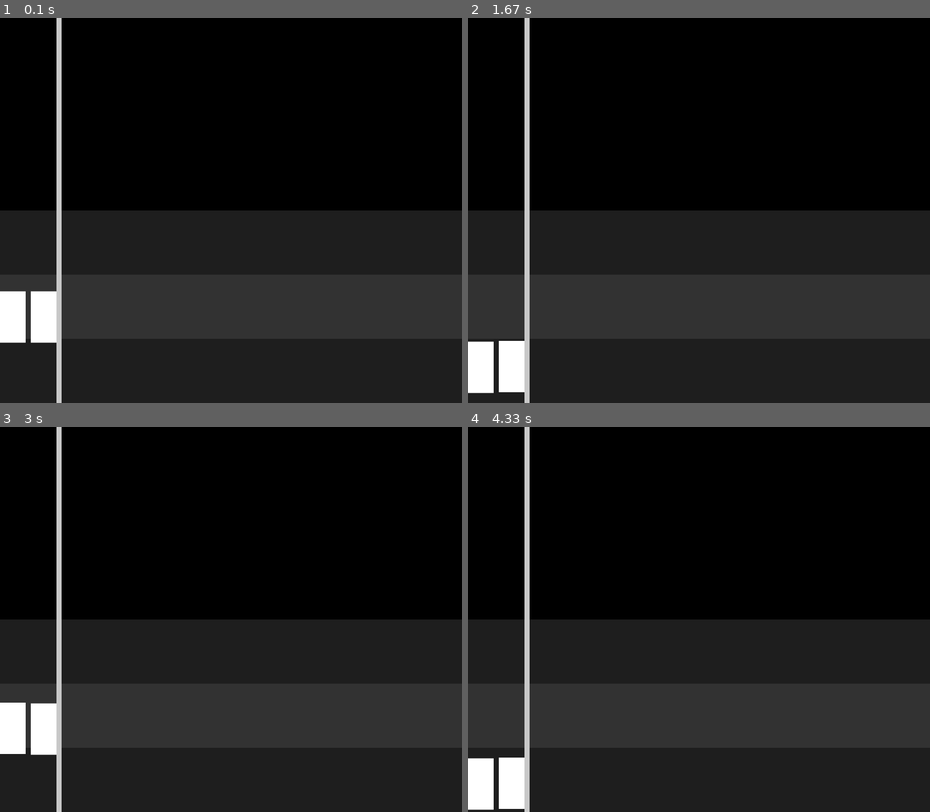
Above: before the commit, frames 1-4 (two rows, left to right).
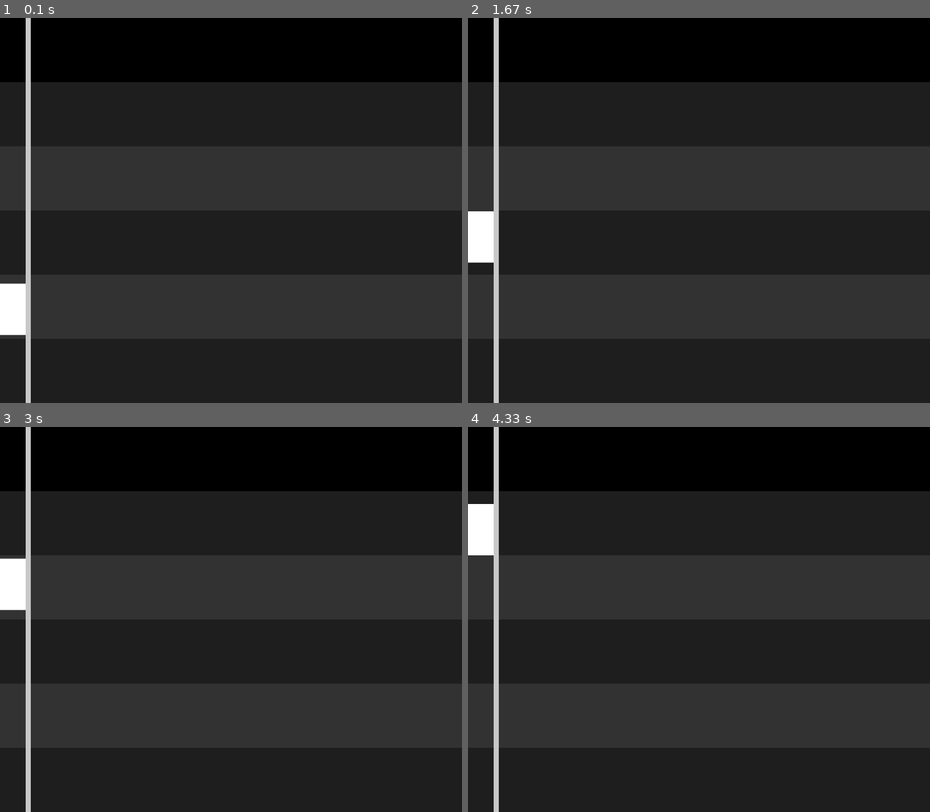
Above: after the commit, the same moments.

Repository: niklasdhein/EiP-Praktium-Aufzugssimulation
Game: pygame game, started from simulation.py
Same seed, same stepped clock (60 frames per second), same inputs: the game is played once before the commit and once after it.
Inputs:
- Up to frame 1 (0.1 s): no input
- Up to frame 2 (1.67 s): no input
- Up to frame 3 (3 s): no input
- Up to frame 4 (4.33 s): no input

The runs differ from the first frame. In frame 1, 36% of the frame differs, in the area x 0-100%, y 0-100%; in frame 2, 37%; in frame 3, 36%; in frame 4, 36%.

Commit message:
simple aufzugcall tests

Diff:
--- a/building.py
+++ b/building.py
@@ -1,6 +1,9 @@
+import pygame
+
 class Building:
     level_height = 250
-    def __init__(self, levels: int, bottom_y: int) -> None:
+    def __init__(self, levels: int, bottom_y: int, width: int) -> None:
+        self.width = width          # width of building
         self.levels = levels        # amount of levels the building contains
         self.height = self.level_height * self.levels   # building height in px
         self.bottom_y = bottom_y    # y-coordinate of the bottom edge
@@ -9,3 +12,15 @@
         self.staircase = None               # reference to the staircase the building contains
 
         self.graphics = []          # Reference to the level graphics
+
+        self.create_levels()
+
+    def create_levels(self) -> None:
+        """
+        This function is most likely called on init and creates the
+        levels as pygame rects and appends these to the graphics
+        array.
+        """
+        for i in range(self.levels):
+            self.graphics.append(pygame.Rect(0, self.bottom_y - (i+1)\
+            * self.level_height, self.width, self.level_height))
--- a/elevator.py
+++ b/elevator.py
@@ -2,7 +2,8 @@
 
 class Elevator:
     height = 200
-    def __init__(self, capacity: int, speed: float) -> None:
+    def __init__(self, elevator_controller: ElevatorController, capacity: int, speed: float) -> None:
+        self.elevator_controller = elevator_controller  # parent controller
         self.capacity = capacity    # capacity in kg
         self.speed = speed          # speed of the elevator
 
@@ -51,6 +52,9 @@
         # move the elevator a bit each frame
         self.graphics.y += self.direction * self.speed * dt
 
+        self.level = (self.elevator_controller.building.bottom_y - self.graphics.y) //\
+            Building.level_height
+
         # check if it has arrived
         if self.direction == -1 and self.graphics.y <= self.target_y\
         or self.direction == 1 and self.graphics.y >= self.target_y:
@@ -66,7 +70,7 @@
         self.target_y = None
         self.direction = 0
 
-    def set_target(self, target_level: int, building: Building) -> None:
+    def set_target(self, target_level: int) -> None:
         """
         Calculates the target y postion and sets the target level
         the elevator should travel to.
@@ -74,6 +78,8 @@
         each level as well as the window height, since the building is
         drawn bottom to top.
         """
+        building = self.elevator_controller.building
+
         # calculate target y position
         target_y = building.bottom_y - target_level * building.level_height - self.height
 
--- a/elevator_controller.py
+++ b/elevator_controller.py
@@ -1,21 +1,75 @@
 import random
+import pygame
 
 from elevator import Elevator
 from building import Building
 
 class ElevatorController:
-    def __init__(self, elevators: [Elevator]) -> None:
-        self.elevators = elevators
+    def __init__(self, building: Building) -> None:
+        self.building = building    # parent building
+        self.elevators = []         # children elevators
 
-    def update_elevators(self, dt: float, building: Building) -> None:
+        self.create_random_elevators()  # fills self.elevators
+
+        self.call_buttons = {}
+        for i in range(self.building.levels):
+            self.call_buttons[i] = {
+                "up": False,
+                "down": False
+                }
+
+        # hardcode
+        self.call_buttons[4]["up"] = True
+
+    def update_elevators(self, dt: float) -> None:
         """
         The controller is like the head control-unit of all elevators.
         """
+
+        # check for new elevator calls
+        for i in self.call_buttons:
+            if self.call_buttons[i]["up"]:
+                print(f"Person in Etage {i} möchte nach oben.")
+                self.elevators[0].set_target(target_level=i)
+                self.call_buttons[i]["up"] = False
+            elif self.call_buttons[i]["down"]:
+                print(f"Person in Etage {i} möchte nach unten.")
+                self.elevators[0].set_target(target_level=i)
+                self.call_buttons[i]["down"] = False
+
+        # move elevators
         for elevator in self.elevators:
             if elevator.target_level != None:
-                # tells each elevator to move to its target
-                elevator.move_to_target(dt=dt)
+                elevator.move_to_target(dt)
 
-            else:
-                # if an elevator has no target give it a random new one
-                elevator.set_target(target_level=random.randint(0, building.levels-1), building=building)
+    def create_random_elevators(self, margin_x: int=20) -> None:
+        """
+        Creates random elevators and set these as children of
+        the controller.
+        """
+        offset_x = 0
+        for i in range(random.randint(1, 1)):
+            # instantiate the elevator
+            random_elevator = Elevator(elevator_controller=self, capacity=random.randint(300, 2500), speed=200)
+            random_elevator.level = random.randint(0, self.building.levels-1)
+
+            # instantiate the pygame part
+            random_elevator.graphics = pygame.Rect(offset_x, self.building.bottom_y - Building.level_height\
+                * random_elevator.level - Elevator.height, random_elevator.width, Elevator.height)
+            offset_x += random_elevator.width + margin_x
+
+            # give it a random target level
+            random_elevator.set_target(target_level=random.randint(0, self.building.levels-1))
+
+            self.elevators.append(random_elevator)
+
+    def get_total_elevators_width(self, margin_x: int=20) -> int:
+        """
+        Calculates the width in px all elevators need and
+        returns it.
+        """
+        width = 0
+        for elevator in self.elevators:
+            width += elevator.graphics.width
+        width += margin_x * (len(self.elevators)-1)
+        return width
--- a/simulation.py
+++ b/simulation.py
@@ -8,46 +8,6 @@
 from passenger import Passenger
 from building import Building
 
-
-# === sim setup methods ===
-def create_random_elevators(building: Building, margin_x: int=20) -> [Elevator]:
-    """
-    Creates and returns a list of random elevator objects.
-    What it does:
-        - random capacity (big or small elevator)
-        - random travel speed
-        - random start level
-        - random start direction
-    Also creates a pygame rect used to draw the elevator.
-    """
-    random_elevators = []
-    offset_x = 0
-    for i in range(random.randint(1, 5)):
-        # instantiate the elevator
-        random_elevator = Elevator(capacity=random.randint(300, 2500), speed=200)
-        random_elevator.level = random.randint(0, building.levels-1)
-
-        # instantiate the pygame part
-        random_elevator.graphics = pygame.Rect(offset_x, height - Building.level_height * random_elevator.level - Elevator.height, random_elevator.width, Elevator.height)
-        offset_x += random_elevator.width + margin_x
-
-        # give it a random target level
-        random_elevator.set_target(target_level=random.randint(0, building.levels-1), building=building)
-
-        random_elevators.append(random_elevator)
-    return random_elevators
-
-def get_total_elevator_width(elevators: [Elevator], margin_x: int=20) -> int:
-    """
-    Takes a list of elevators and the margin between each of them in px.
-    Then calculates the width all of the elevators need (x-axis)
-    and returns it.
-    """
-    total_elevator_width = 0
-    for e in elevators:
-        total_elevator_width += e.graphics.width
-    total_elevator_width += margin_x * (len(elevators)-1)
-    return total_elevator_width
 
 # === vars ===
 
@@ -65,24 +25,16 @@
 # == pre sim stuff ==
 
 # create the building to simulate
-building = Building(levels=3, bottom_y=height)
-for i in range(building.levels):
-    building.graphics.append(pygame.Rect(0, building.bottom_y - (i+1)\
-    * Building.level_height, width, Building.level_height))
-
-# list of randomly generated elevator objects
-random_elevators = create_random_elevators(building=building)
-
-# calculate the width all elevators occupy
-total_elevator_width = get_total_elevator_width(random_elevators)
+building = Building(levels=5, bottom_y=height, width=width)
 
 # create elevator controller
-elevator_controller = ElevatorController(elevators=random_elevators)
+elevator_controller = ElevatorController(building=building)
 
 # create a line seperating elevators and rest
-seperator_line_rect = pygame.Rect(total_elevator_width, 0, 20, height)
+seperator_line_rect = pygame.Rect(elevator_controller.get_total_elevators_width(), 0, 20, height)
 
 # === game loop ===
+
 running = True
 while running:
     # calculates delta time
@@ -97,7 +49,7 @@
 
     # === calculations ===
 
-    elevator_controller.update_elevators(dt=dt, building=building)
+    elevator_controller.update_elevators(dt=dt)
 
 
     # === draw ===
@@ -107,7 +59,7 @@
         pygame.draw.rect(screen, (30, 30, 30) if i % 2 == 0 else (50, 50, 50), building.graphics[i])
 
     # draw the elevators
-    for e in random_elevators:
+    for e in elevator_controller.elevators:
         pygame.draw.rect(screen, (255, 255, 255), e.graphics)
 
     # draw a line seperating elevators and rest of level
